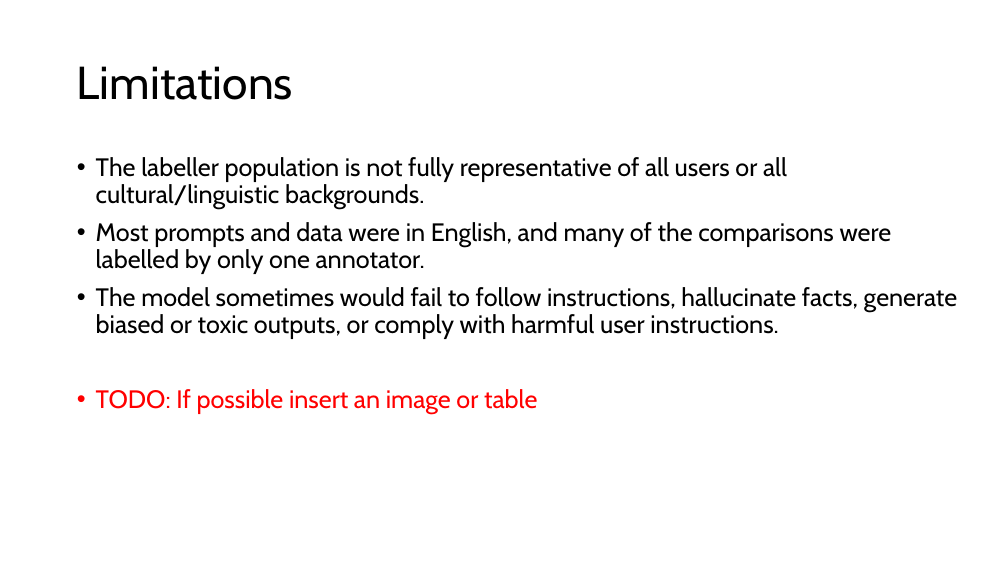
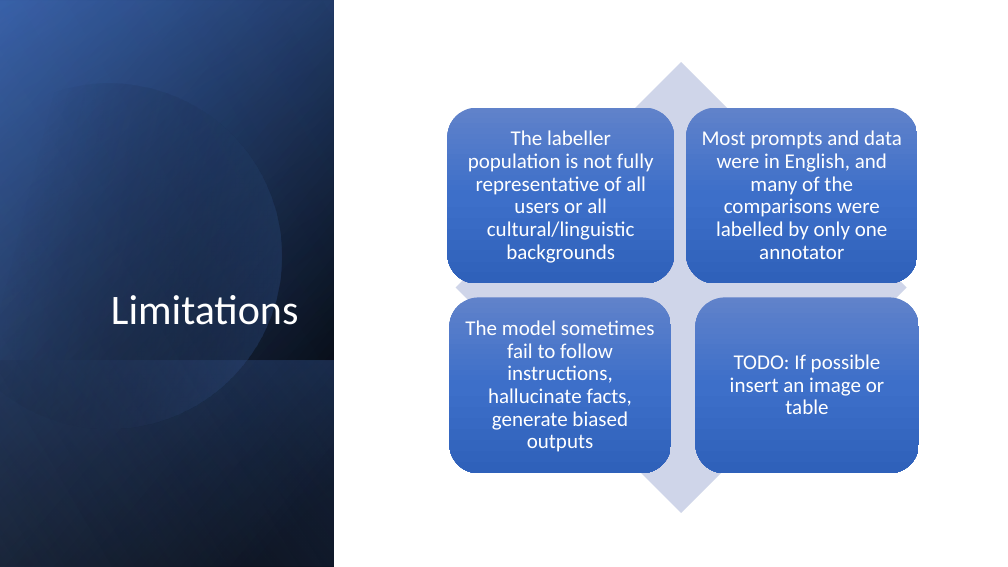
Before and after one commit to logus2k/genai_paper, a slide deck: slide 24 of final/final_version.pptx. Drawn at 1008x567 pixels with LibreOffice and Linux fonts; fonts in the diff are those of the drawing. Boxes give left, top, right and bottom in pixels: in the first picture for what was removed or moved away, otherwise in the second. Text is boxed around its words. In the diff, an @@ line names an element or a change of style, - is before the commit and + after.

Commit message:
Insert a template and update the presentation styles [R. Kayseller]

```diff
--- a/final/final_version.pptx
+++ b/final/final_version.pptx
@@ rectangle added at <box>0,0,334,567</box>, fill gradient #000000 to #2F5597 @@
@@ rectangle added at <box>0,1,334,567</box>, fill gradient #000000 to #4472C4 @@
@@ rectangle added at <box>0,0,334,567</box>, fill gradient #000000 to #8FAADC @@
@@ freeform shape added at <box>0,42,323,464</box>, fill gradient #000000 to #4472C4 @@
@@ title "Limitations": place and size @@
-title "Limitations" at <box>77,66,293,100</box>
+title "Limitations" at <box>111,295,299,325</box>
@@ title "Limitations" at <box>111,295,299,325</box>: size 44 to 40 pt, font Cabin to Calibri, text colour #000000 to #FFFFFF; alignment left to right; vertical alignment middle to bottom @@
@@ text removed at <box>96,157,957,415</box> @@
-• The labeller population is not fully representative of all users or all cultural/linguistic backgrounds.
-• Most prompts and data were in English, and many of the comparisons were labelled by only one annotator.
-• The model sometimes would fail to follow instructions, hallucinate facts, generate biased or toxic outputs, or comply with harmful user instructions.
-• TODO: If possible insert an image or table
@@ group added at <box>448,62,919,513</box>: 4 rounded rectangles, 4 texts, 1 diamond @@
+The labeller population is not fully representative of all users or all cultural/linguistic backgrounds
+Most prompts and data were in English, and many of the comparisons were labelled by only one annotator
+The model sometimes fail to follow instructions, hallucinate facts, generate biased outputs
+TODO: If possible insert an image or table
@@ rectangle added at <box>0,360,334,567</box>, fill gradient #4472C4 to #000000 @@
```
Also in this commit, not shown: 26 other slides changed, 1 other file.
